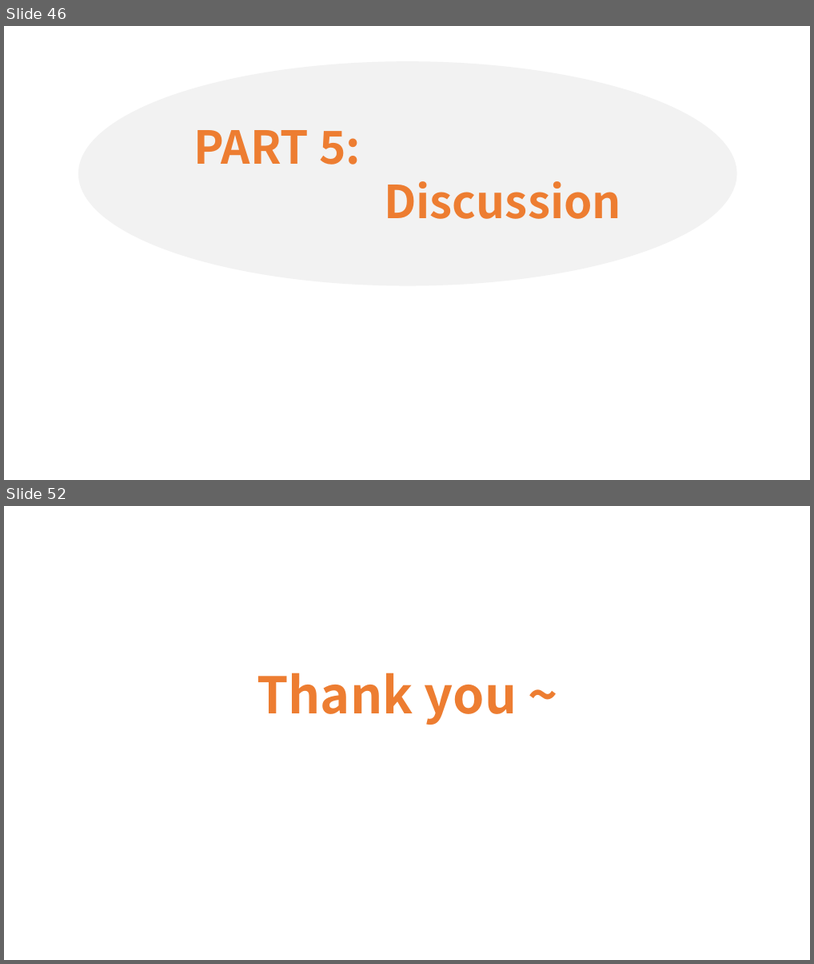
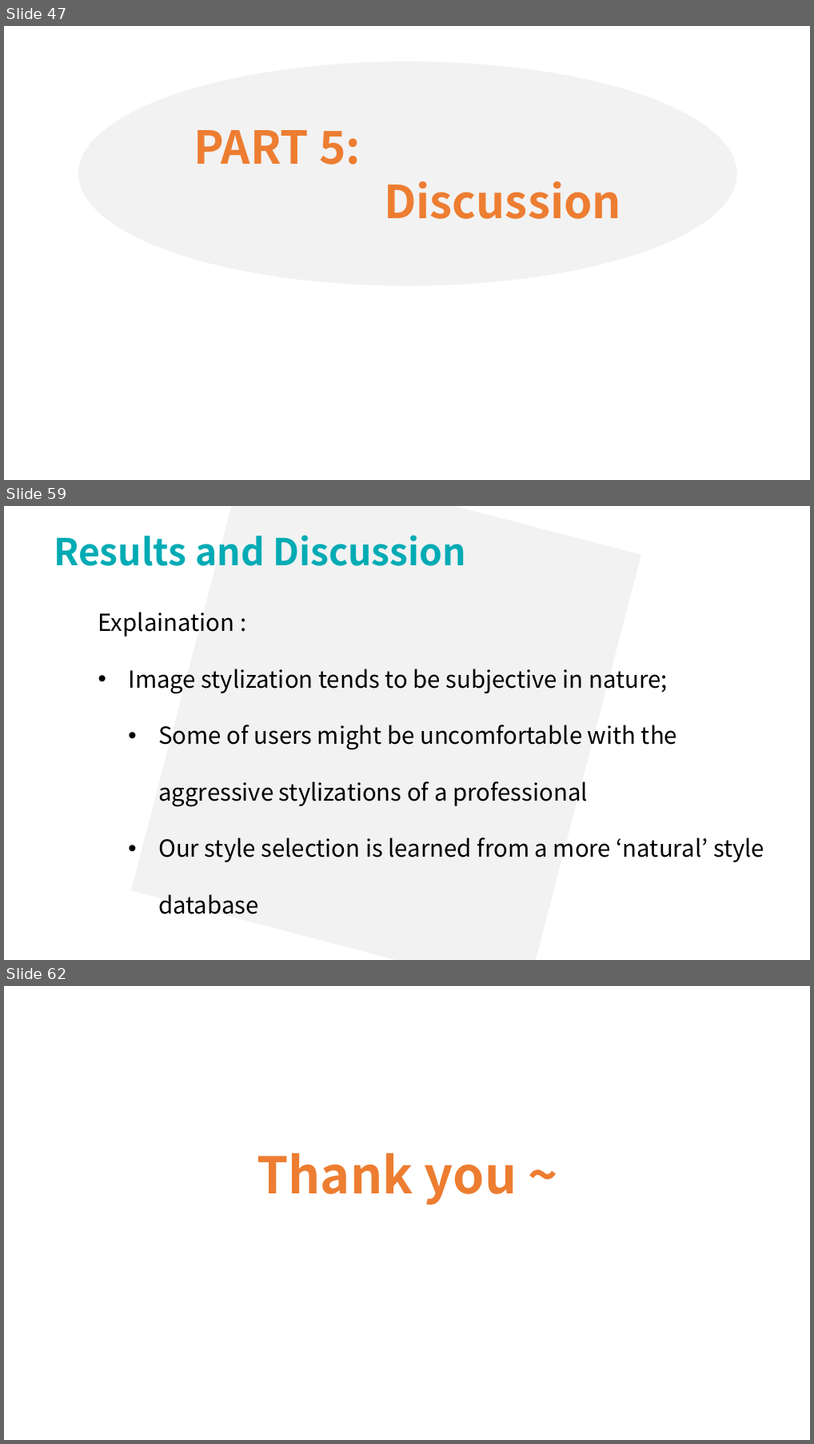
Before and after one commit to lsyoath/sheepy, a slide deck: ComputerVision.pptx. Shown one above the other, each under a label of ours: slides 46 and 52 before the commit, slides 47, 59 and 62 after it; the slides between them are not shown. The pictures are 814x964 and 814x1444 pixels, drawn with LibreOffice and Linux fonts; fonts in the diff are those of the drawing. Boxes give left, top, right and bottom in pixels: in the first picture for what was removed or moved away, otherwise in the second. Text is boxed around its words. In the diff, an @@ line names an element or a change of style, - is before the commit and + after.

Commit message:
2041

```diff
--- a/ComputerVision.pptx
+++ b/ComputerVision.pptx
@@ slide 59 added at bbox=[4, 506, 810, 960], background #FFFFFF @@
@@ rectangle added at bbox=[131, 506, 642, 960], fill #F2F2F2 @@
@@ text added at bbox=[54, 535, 466, 566], 44 pt, text #00ABB4, bold @@
+Results and Discussion
@@ text added at bbox=[98, 612, 765, 914], 28 pt, text #000000 @@
+  Explaination :
+    • Image stylization tends to be subjective in nature;
+      • Some of users might be uncomfortable with the aggressive stylizations of a professional
+      • Our style selection is learned from a more ‘natural’ style database
@@ what was slide 46 is now slide 47 @@
@@ what was slide 52 is now slide 62 @@
```
Also in this commit, not shown: 3 slides changed, 12 other slides added, 3 slides removed.
